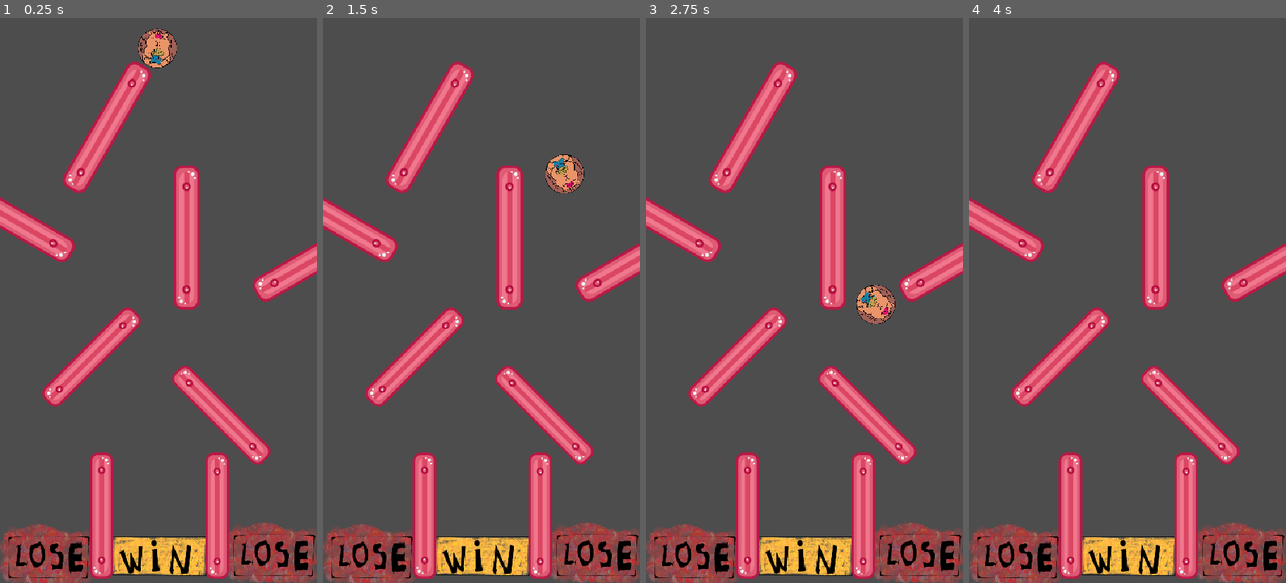
Above: before the commit, frames 1-4 (left to right).
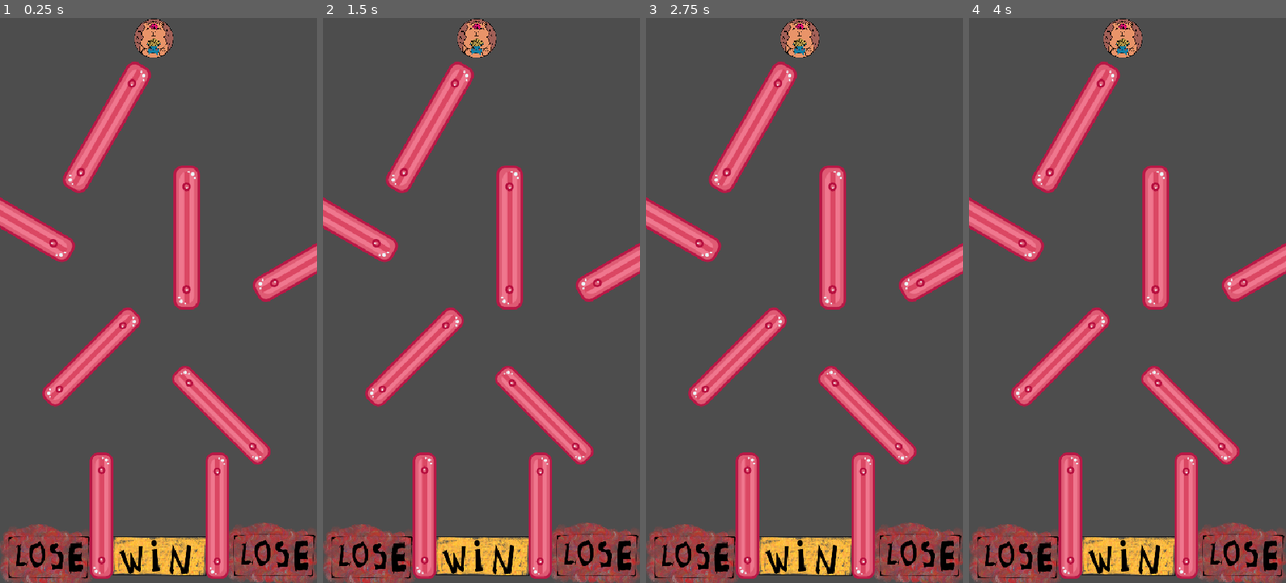
Above: after the commit, the same moments.

Repository: BenoitFHEAJ/ball-heaj
Game: Godot game, scene res://CapyBall Main Scene.tscn
The game is run twice, just before and just after one commit, with the same random seed, the same clock (stepped at 60 frames per second) and the same inputs.
Inputs:
- Up to frame 1 (0.25 s): no input
- Up to frame 2 (1.5 s): no input
- Up to frame 3 (2.75 s): no input
- Up to frame 4 (4 s): no input

The runs differ from the first frame. In frame 1, 0.8% of the frame differs, in the area x 42-56%, y 0-9%; in frame 2, 1.3%; in frame 3, 1.3%, in the area x 42-79%, y 0-55%; in frame 4, 0.7%.

Commit message:
Update CapyBall Main Scene.tscn

Diff:
--- a/CapyBall Main Scene.tscn
+++ b/CapyBall Main Scene.tscn
@@ -1,6 +1,7 @@
 [gd_scene format=3 uid="uid://w84vikms4bi7"]
 
 [ext_resource type="PackedScene" uid="uid://dh2ktdska1fi5" path="res://capy_ball.tscn" id="1_8llu5"]
+[ext_resource type="Script" uid="uid://wywe57t4nlpm" path="res://capy_ball.gd" id="2_udmnt"]
 [ext_resource type="PackedScene" uid="uid://d11f1aytujxy8" path="res://wall_container.tscn" id="2_v4y2a"]
 [ext_resource type="Texture2D" uid="uid://bkd4cu3a8l4al" path="res://Assets/WIN.png" id="4_udmnt"]
 [ext_resource type="Texture2D" uid="uid://lqjomjl4yo60" path="res://Assets/lose.png" id="5_j1pap"]
@@ -9,6 +10,7 @@
 
 [node name="Capy Ball" parent="." unique_id=1065693124 instance=ExtResource("1_8llu5")]
 position = Vector2(262, 36)
+script = ExtResource("2_udmnt")
 
 [node name="WallContainer" parent="." unique_id=1815146816 instance=ExtResource("2_v4y2a")]
 
